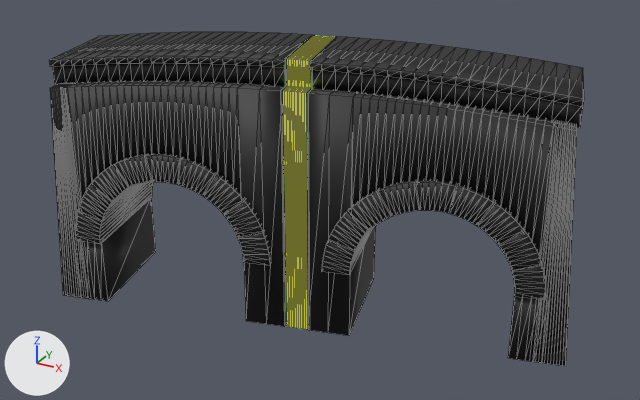
A saved change to the glTF model works/045_ishibashi/model.glb.
Both versions are drawn from a 50 mm camera at (1.454, -2.41, 2.701) aimed at (0.134, -0.01, 1.501). The lights are fixed; the arrows at lower left show +X, +Y and +Z. The picture after the commit comes second. Both versions are drawn at frame 61 of the action 'half-1Action'; the numbers are the values there. Mesh edges are drawn as thin lines.

In view in the first picture: 'awaseishi', 'mass+1', 'mass-1', 'parapet+1', 'parapet-1', 'ring+1', 'ring-1'.
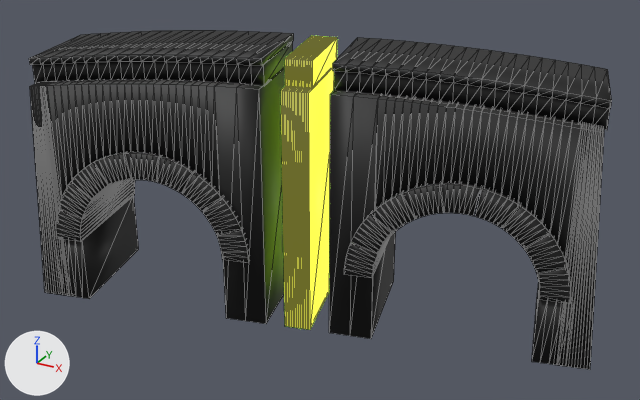
ob_half_1 is not drawn itself; it is the parent of ob_mass_1, ob_parapet_1, ob_ring_1.
ob_half_1_1 is not drawn itself; it is the parent of ob_mass_1_1, ob_parapet_1_1, ob_ring_1_1.

Diff of the bpy script that builds the scene:
```diff
--- a/works/045_ishibashi/model.glb.py
+++ b/works/045_ishibashi/model.glb.py
@@ ob_half_1 @@
 ob_half_1.parent = ob_ib_pose
-ob_half_1.location = (0.0365, 0.0, 0.0)
+ob_half_1.location = (0.11, 0.0, 0.0)
@@ ob_half_1_1 @@
 ob_half_1_1.parent = ob_ib_pose
-ob_half_1_1.location = (-0.0365, 0.0, 0.0)
+ob_half_1_1.location = (-0.11, 0.0, 0.0)
```

Location of each change, [x1, y1, x2, y2] in pixels of the pictures (640 x 400 px):
'mass+1', moved: before [306, 88, 577, 366]; after [329, 90, 604, 370]
'mass-1', moved: before [50, 81, 287, 327]; after [30, 67, 285, 324]
'parapet+1', moved: before [309, 36, 584, 128]; after [333, 37, 612, 130]
'ring+1', moved: before [322, 181, 546, 300]; after [344, 183, 571, 303]
'parapet-1', moved: before [50, 32, 315, 87]; after [29, 30, 294, 85]
'ring-1', moved: before [76, 154, 271, 265]; after [56, 152, 249, 262]
